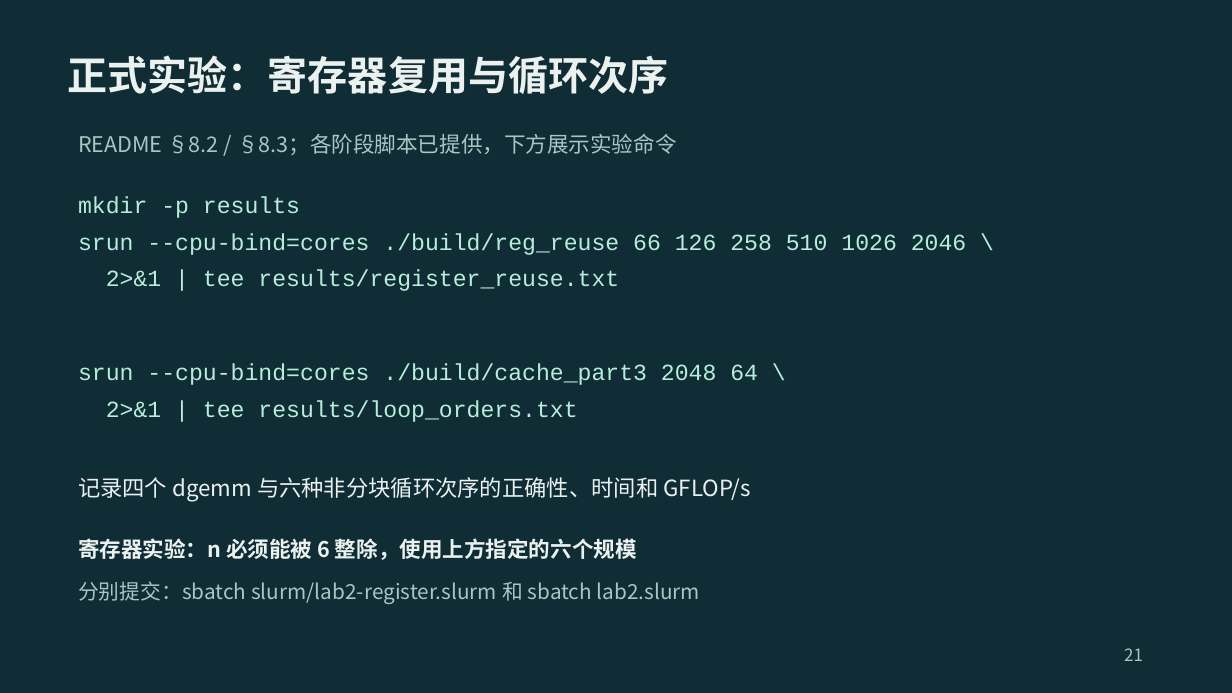
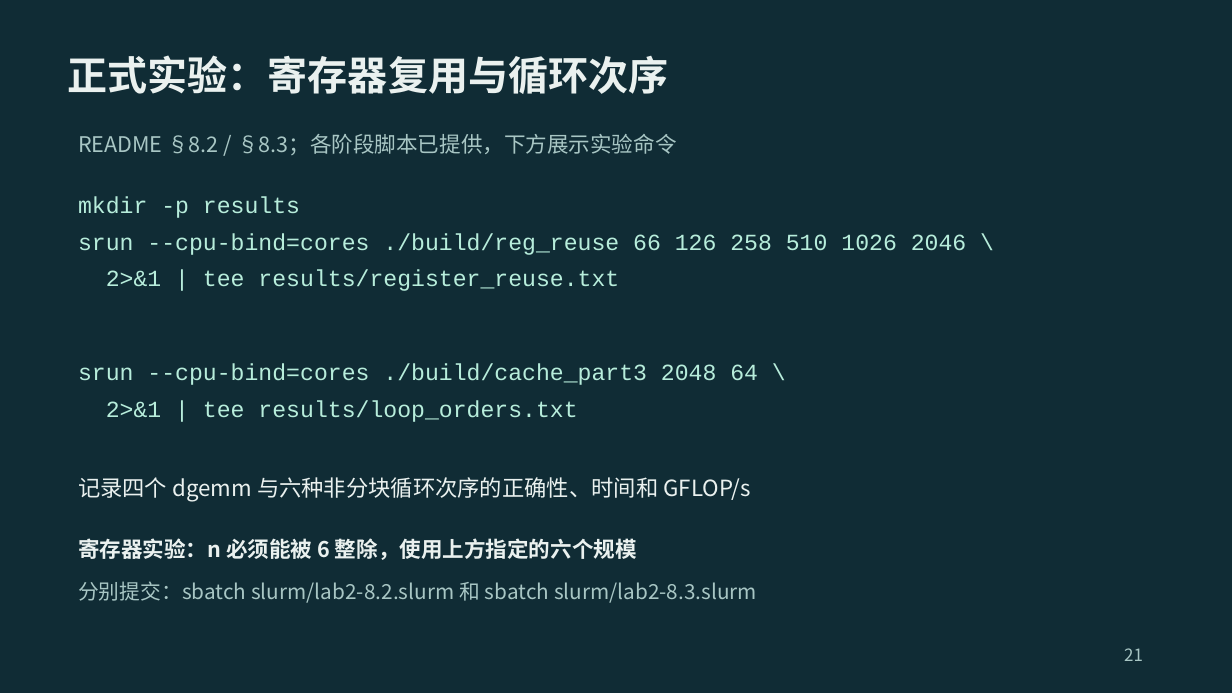
Before and after one commit to 2026-fall-calabs/calabs-2026-fall-starter, a slide deck: slide 21 of docs/交我算平台Lab运行指南-学生版.pptx. Drawn at 1232x693 pixels with LibreOffice and Linux fonts; fonts in the diff are those of the drawing. Boxes give left, top, right and bottom in pixels: in the first picture for what was removed or moved away, otherwise in the second. Text is boxed around its words. In the diff, an @@ line names an element or a change of style, - is before the commit and + after.

Commit message:
refactor: organize Slurm scripts by README section

```diff
--- a/docs/交我算平台Lab运行指南-学生版.pptx
+++ b/docs/交我算平台Lab运行指南-学生版.pptx
@@ text at (78,581,757,603): text changed @@
-分别提交：sbatch slurm/lab2-register.slurm 和 sbatch lab2.slurm
+分别提交：sbatch slurm/lab2-8.2.slurm 和 sbatch slurm/lab2-8.3.slurm
```
Also in this commit, not shown: 10 other slides changed, 12 other files.
